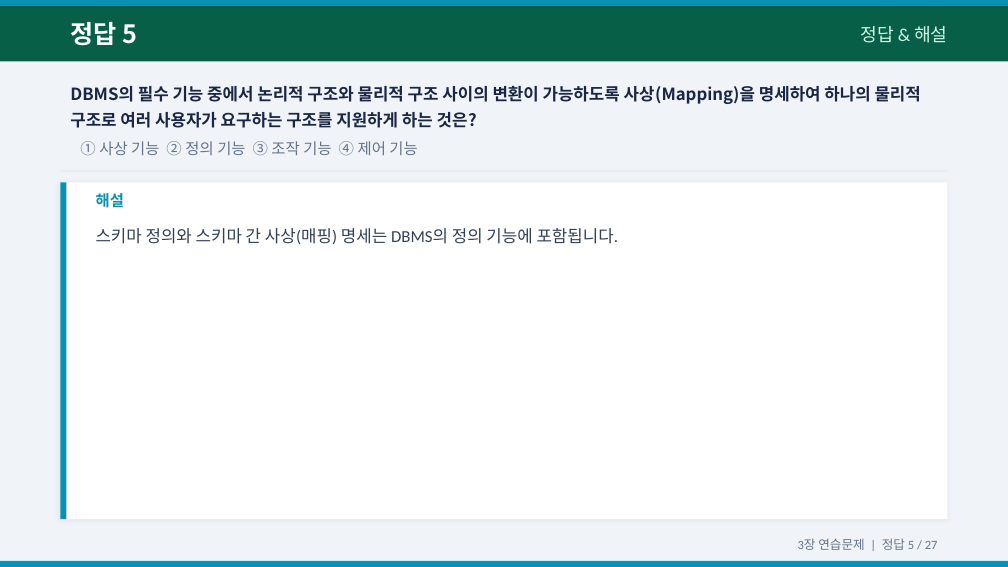
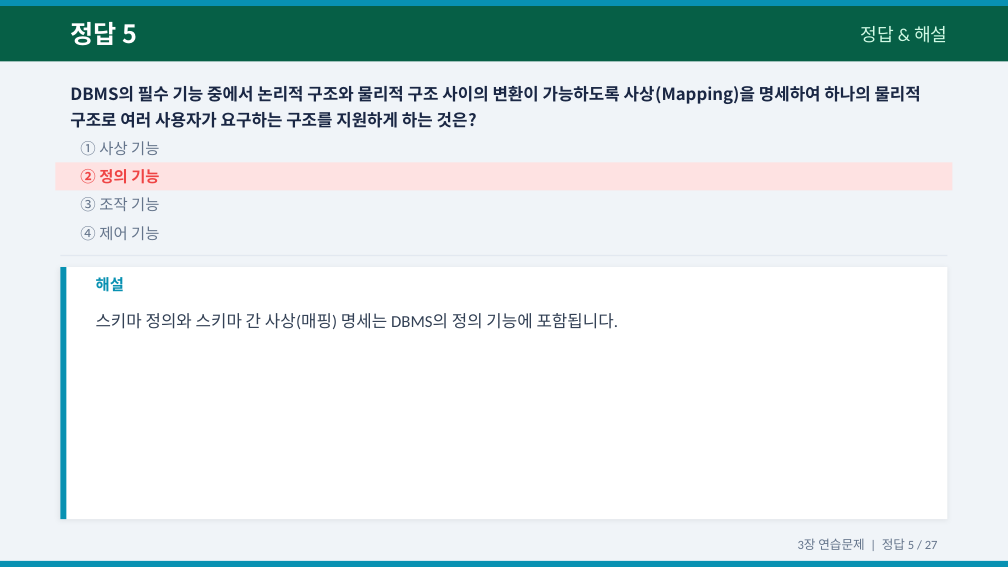
Before and after one commit to Sangdon-Park/Sangdon-Park.github.io, a slide deck: slide 11 of data/DB시스템/3장_연습문제_문제_정답.pptx. Drawn at 1008x567 pixels with LibreOffice and Linux fonts; fonts in the diff are those of the drawing. Boxes give left, top, right and bottom in pixels: in the first picture for what was removed or moved away, otherwise in the second. Text is boxed around its words. In the diff, an @@ line names an element or a change of style, - is before the commit and + after.

```diff
--- a/data/DB시스템/3장_연습문제_문제_정답.pptx
+++ b/data/DB시스템/3장_연습문제_문제_정답.pptx
@@ text at (x1=80, y1=141, x2=159, y2=155): text changed @@
-① 사상 기능 ② 정의 기능 ③ 조작 기능 ④ 제어 기능
+① 사상 기능
@@ rectangle resized from (x1=60, y1=170, x2=948, y2=171) to (x1=55, y1=162, x2=953, y2=191) @@
@@ rectangle at (x1=55, y1=162, x2=953, y2=191): fill #E2E8F0 to #FEE2E2 @@
@@ text added at (x1=80, y1=169, x2=159, y2=184), 11 pt, text #EF4444, bold @@
+② 정의 기능
@@ text added at (x1=80, y1=197, x2=159, y2=211), 11 pt, text #64748B @@
+③ 조작 기능
@@ text added at (x1=80, y1=226, x2=159, y2=240), 11 pt, text #64748B @@
+④ 제어 기능
@@ rectangle resized from (x1=60, y1=182, x2=948, y2=519) to (x1=60, y1=267, x2=948, y2=519) @@
@@ rectangle resized from (x1=60, y1=182, x2=67, y2=519) to (x1=60, y1=267, x2=67, y2=519) @@
@@ rectangle added at (x1=60, y1=255, x2=948, y2=256), fill #E2E8F0 @@
@@ text "스키마 정의와 스키마 간 사상(매핑) ..." moved from (x1=96, y1=228, x2=619, y2=244) to (x1=96, y1=313, x2=619, y2=329) @@
@@ text "해설" moved from (x1=96, y1=193, x2=124, y2=208) to (x1=96, y1=277, x2=124, y2=292) @@
```
Also in this commit, not shown: 5 other slides changed, 1 other file.
